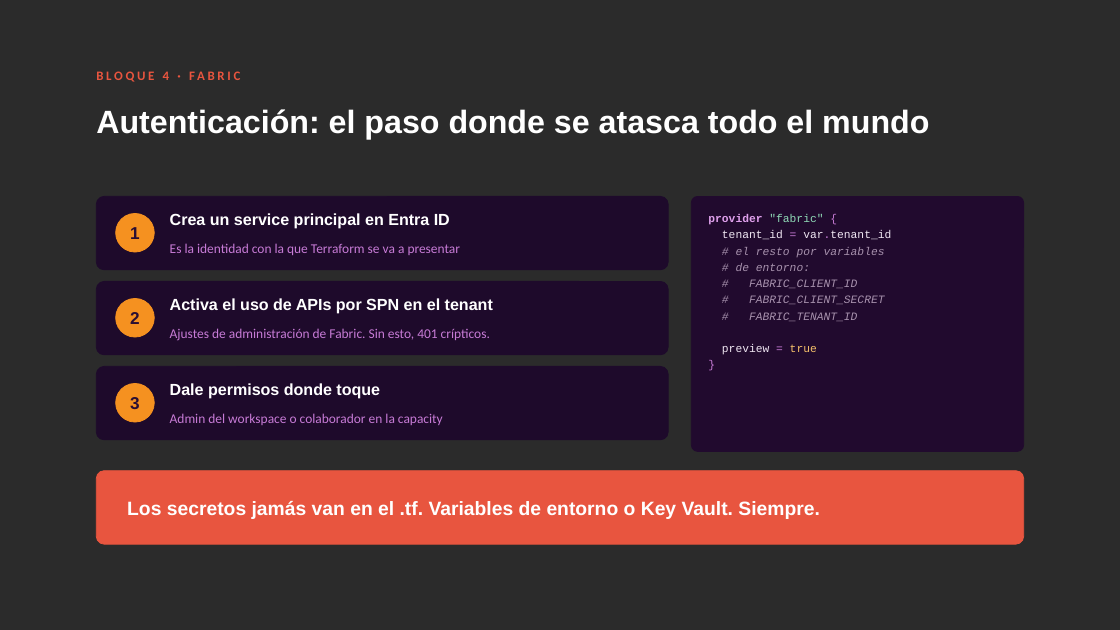
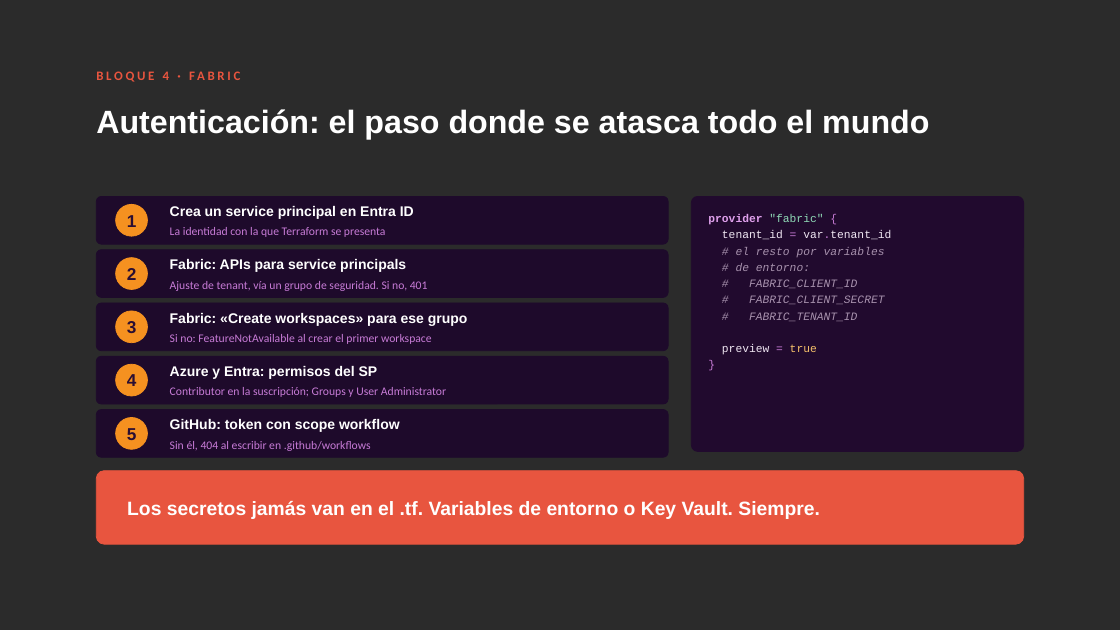
Before and after one commit to marlizana/FabricAsCode, a slide deck: slide 36 of Slides/terraform-fabric-netcoreconf-madrid26.pptx. Drawn at 1120x630 pixels with LibreOffice and Linux fonts; fonts in the diff are those of the drawing; background and template pictures are left out; a plain dark background stands for a picture behind light text. Boxes give left, top, right and bottom in pixels: in the first picture for what was removed or moved away, otherwise in the second. Text is boxed around its words. In the diff, an @@ line names an element or a change of style, - is before the commit and + after.

```diff
--- a/Slides/terraform-fabric-netcoreconf-madrid26.pptx
+++ b/Slides/terraform-fabric-netcoreconf-madrid26.pptx
@@ rounded rectangle: place and size @@
-rounded rectangle at [96,197,668,270]
+rounded rectangle at [96,197,668,244]
@@ text "1": place and size @@
-text "1" at [130,227,140,239]
+text "1" at [127,215,137,227]
@@ ellipse: place and size @@
-ellipse at [115,213,154,252]
+ellipse at [115,204,147,236]
@@ text "Crea un service principal en ..." at [170,206,414,219]: size 20.7 to 18 pt @@
@@ text at [170,227,386,237]: text changed; size 17.3 to 15 pt @@
-Es la identidad con la que Terraform se va a presentar
+La identidad con la que Terraform se presenta
@@ rounded rectangle: place and size @@
-rounded rectangle at [96,282,668,355]
+rounded rectangle at [96,250,668,297]
@@ text "2": place and size @@
-text "2" at [130,312,140,324]
+text "2" at [127,268,137,280]
@@ ellipse: place and size @@
-ellipse at [115,298,154,337]
+ellipse at [115,258,147,290]
@@ text at [170,259,406,272]: text changed; size 20.7 to 18 pt @@
-Activa el uso de APIs por SPN en el tenant
+Fabric: APIs para service principals
@@ text at [170,281,428,291]: text changed; size 17.3 to 15 pt @@
-Ajustes de administración de Fabric. Sin esto, 401 crípticos.
+Ajuste de tenant, vía un grupo de seguridad. Si no, 401
@@ rounded rectangle: place and size @@
-rounded rectangle at [96,366,668,440]
+rounded rectangle at [96,303,668,351]
@@ text "3": place and size @@
-text "3" at [130,397,140,409]
+text "3" at [127,321,137,333]
@@ ellipse: place and size @@
-ellipse at [115,384,154,422]
+ellipse at [115,311,147,343]
@@ text at [170,313,468,326]: text changed; size 20.7 to 18 pt @@
-Dale permisos donde toque
+Fabric: «Create workspaces» para ese grupo
@@ rounded rectangle added at [96,356,668,404], fill #1E0A2B, outline #1E0A2B 1 pt @@
@@ text at [170,334,432,344]: text changed; size 17.3 to 15 pt @@
-Admin del workspace o colaborador en la capacity
+Si no: FeatureNotAvailable al crear el primer workspace
@@ ellipse added at [115,364,147,396], fill #F59120, outline #F59120 1 pt @@
@@ text added at [127,374,137,386], 22.1 pt, text #2A0E33, bold @@
+4
@@ text added at [170,366,378,379], 18 pt, text #FFFFFF, bold @@
+Azure y Entra: permisos del SP
@@ text added at [170,387,446,397], 15 pt, text #C77BD6 @@
+Contributor en la suscripción; Groups y User Administrator
@@ rounded rectangle added at [96,409,668,457], fill #1E0A2B, outline #1E0A2B 1 pt @@
@@ ellipse added at [115,417,147,449], fill #F59120, outline #F59120 1 pt @@
@@ text added at [170,419,400,432], 18 pt, text #FFFFFF, bold @@
+GitHub: token con scope workflow
@@ text added at [127,428,137,440], 22.1 pt, text #2A0E33, bold @@
+5
@@ text added at [170,441,371,451], 15 pt, text #C77BD6 @@
+Sin él, 404 al escribir en .github/workflows
```
Also in this commit, not shown: 4 other slides changed, 1 slide added.
